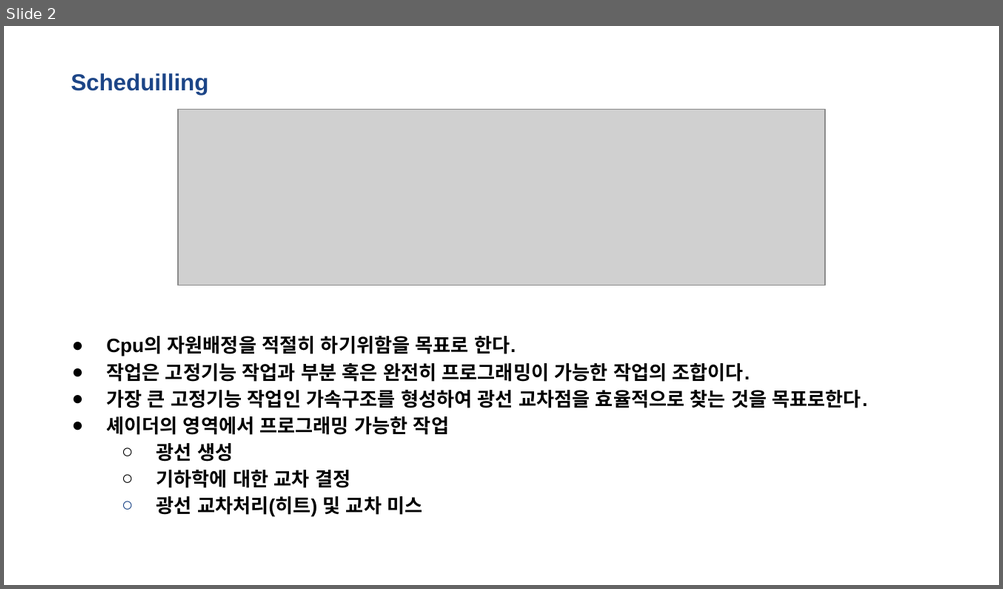
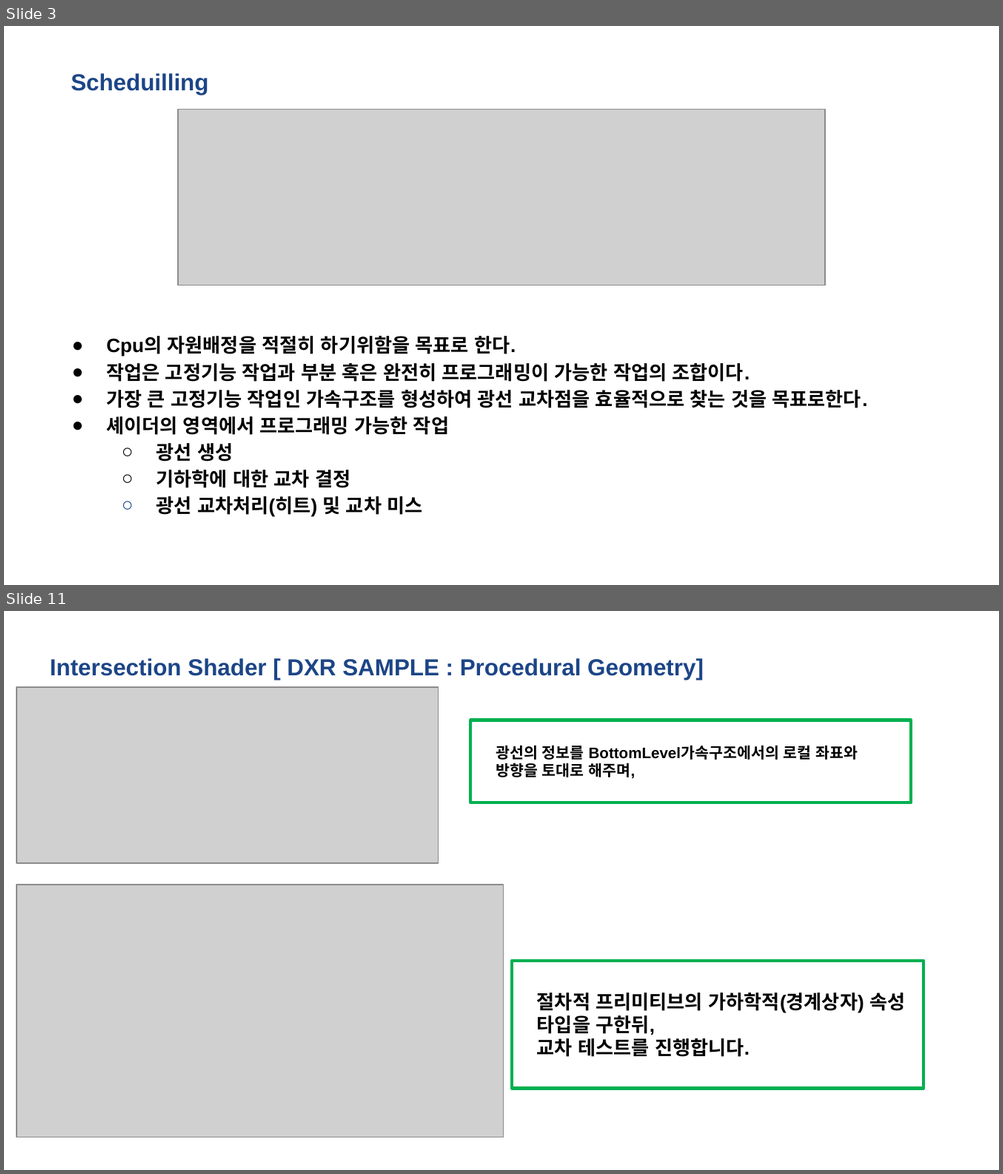
Before and after one commit to kiption/XD, a slide deck: Lab/Client/RayTracing with DirectX 12.pptx. Shown one above the other, each under a label of ours: slide 2 before the commit, slides 3 and 11 after it; the slides between them are not shown. The pictures are 1003x589 and 1003x1174 pixels, drawn with LibreOffice and Linux fonts; fonts in the diff are those of the drawing; grey boxes stand for pictures. Boxes give left, top, right and bottom in pixels: in the first picture for what was removed or moved away, otherwise in the second. Text is boxed around its words. In the diff, an @@ line names an element or a change of style, - is before the commit and + after.

Commit message:
#01-21 허재성 DXR_3
Shader
쉐이더 종류와
광선 생성, 미스, 히트, 교차 공부

```diff
--- a/Lab/Client/RayTracing with DirectX 12.pptx
+++ b/Lab/Client/RayTracing with DirectX 12.pptx
@@ slide 11 added at (4,611,999,1170), background #FFFFFF @@
@@ title added at (50,658,703,681), 16.8 pt, text #1C4587, bold @@
+Intersection Shader [ DXR SAMPLE : Procedural Geometry]
@@ picture added at (17,687,438,863) @@
@@ title added at (470,721,911,803), outline #00B050 2.25 pt, 11 pt, text #000000, bold @@
+광선의 정보를 BottomLevel가속구조에서의 로컬 좌표와 방향을 토대로 해주며,
@@ picture added at (17,885,504,1137) @@
@@ rectangle added at (511,961,923,1089), outline #00B050 2.25 pt, 14 pt, text #000000, bold @@
+절차적 프리미티브의 가하학적(경계상자) 속성 타입을 구한뒤,
+교차 테스트를 진행합니다.
@@ what was slide 2 is now slide 3 @@
```
Also in this commit, not shown: 3 slides changed, 9 other slides added, 1 slide removed.
